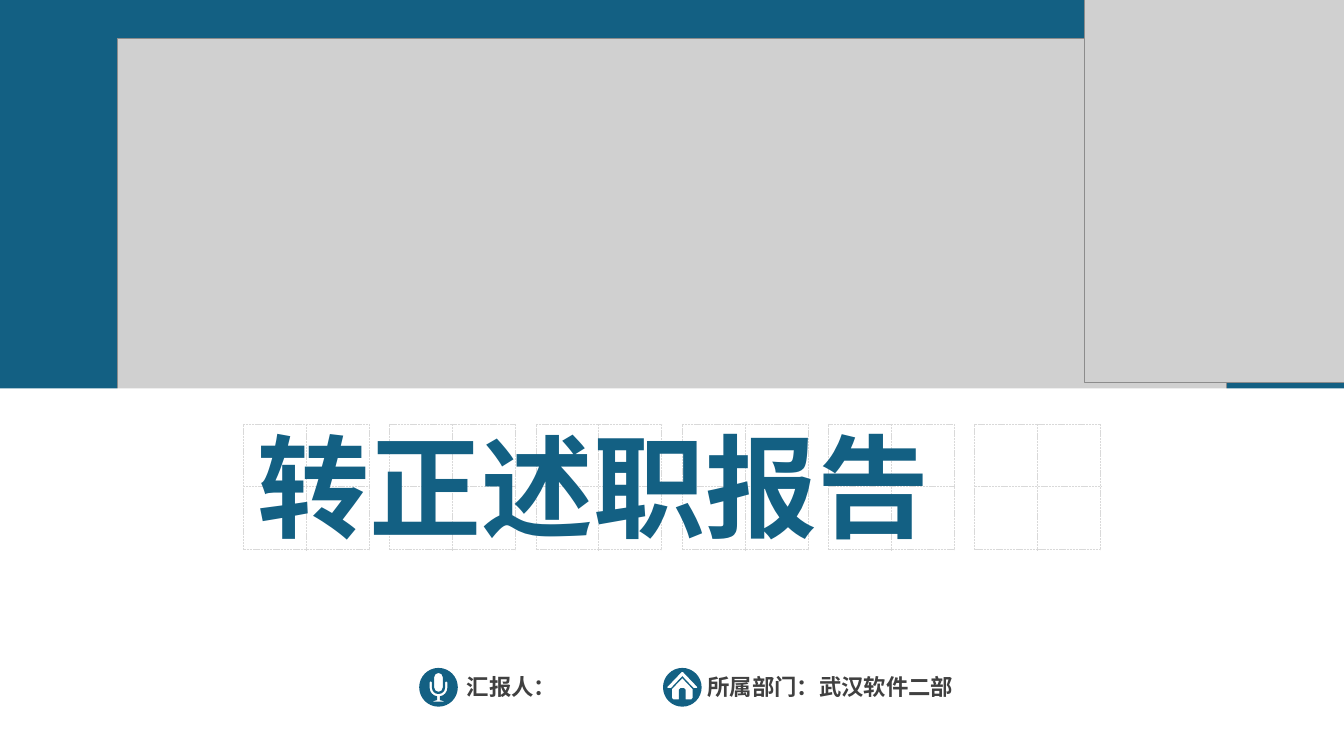
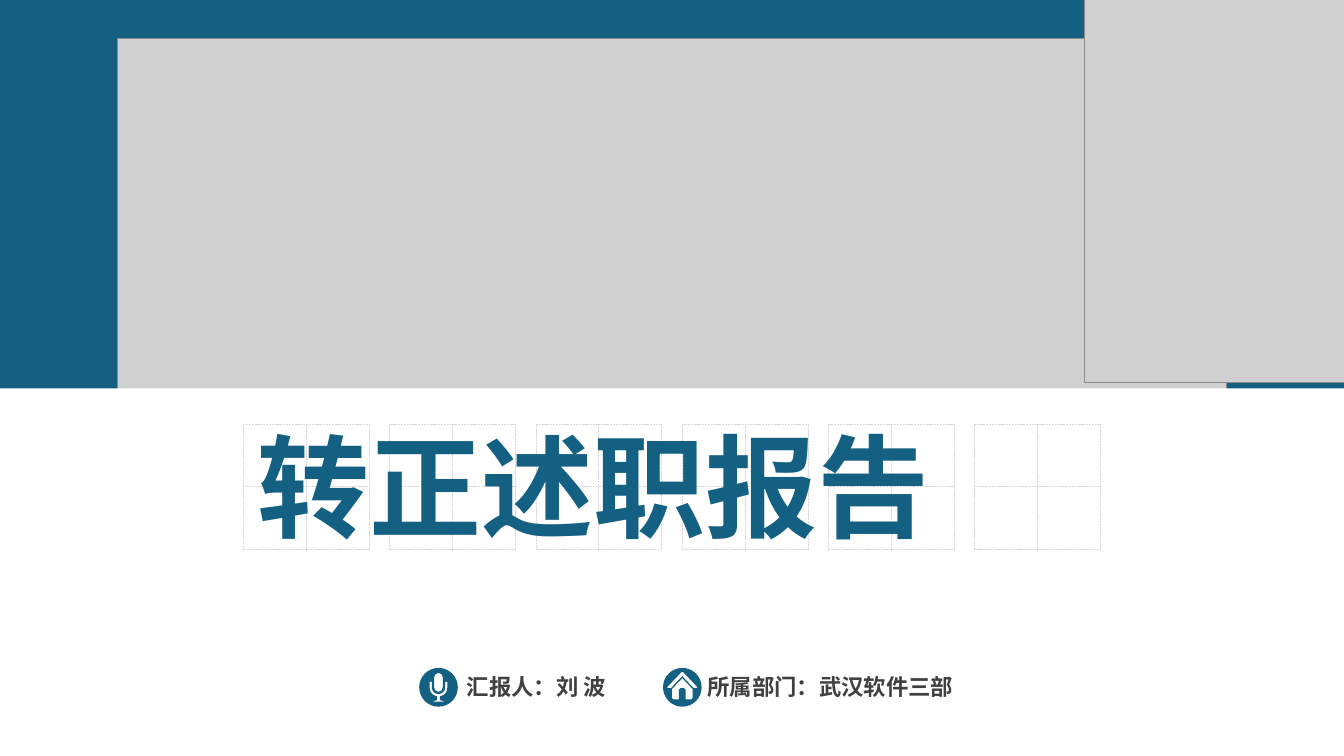
Before and after one commit to abo-wust/notes, a slide deck: slide 1 of 工作笔记/raisecom/02 部门规范/转正答辩PPT模板(软件部).pptx. Drawn at 1344x756 pixels with LibreOffice and Linux fonts; fonts in the diff are those of the drawing; grey boxes stand for pictures. Boxes give left, top, right and bottom in pixels: in the first picture for what was removed or moved away, otherwise in the second. Text is boxed around its words. In the diff, an @@ line names an element or a change of style, - is before the commit and + after.

```diff
--- a/工作笔记/raisecom/02 部门规范/转正答辩PPT模板(软件部).pptx
+++ b/工作笔记/raisecom/02 部门规范/转正答辩PPT模板(软件部).pptx
@@ text at (467, 676, 605, 697): text changed @@
-汇报人：
+汇报人：刘 波
@@ text at (708, 676, 954, 697): text changed @@
-所属部门：武汉软件二部
+所属部门：武汉软件三部
```
Also in this commit, not shown: 6 other slides changed.
